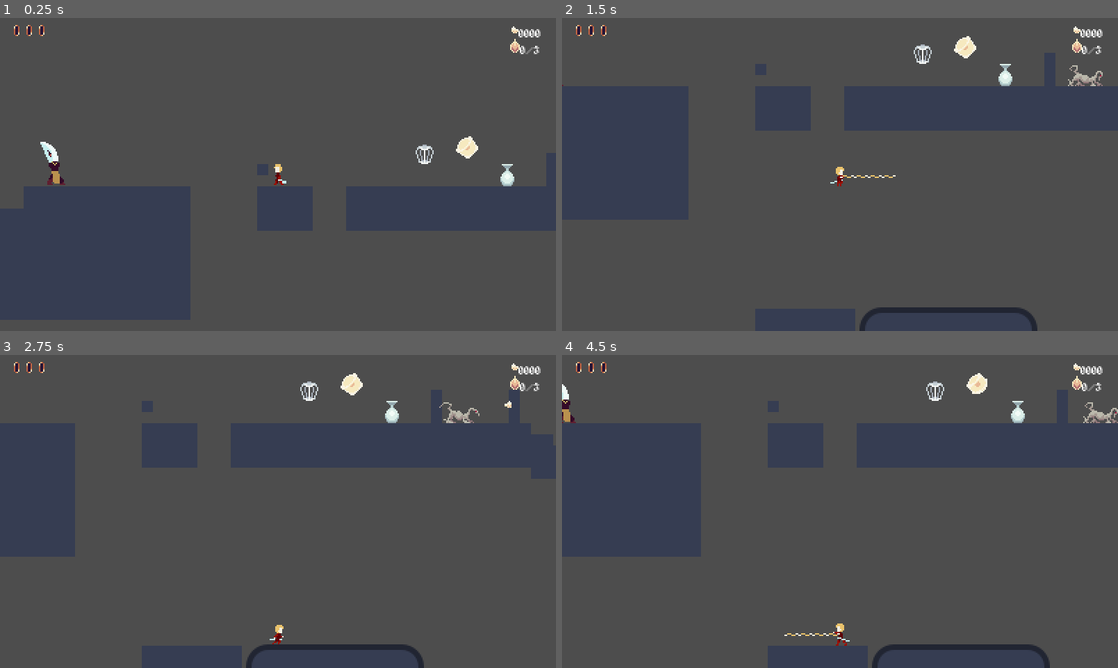
Above: before the commit, frames 1-4 (two rows, left to right).
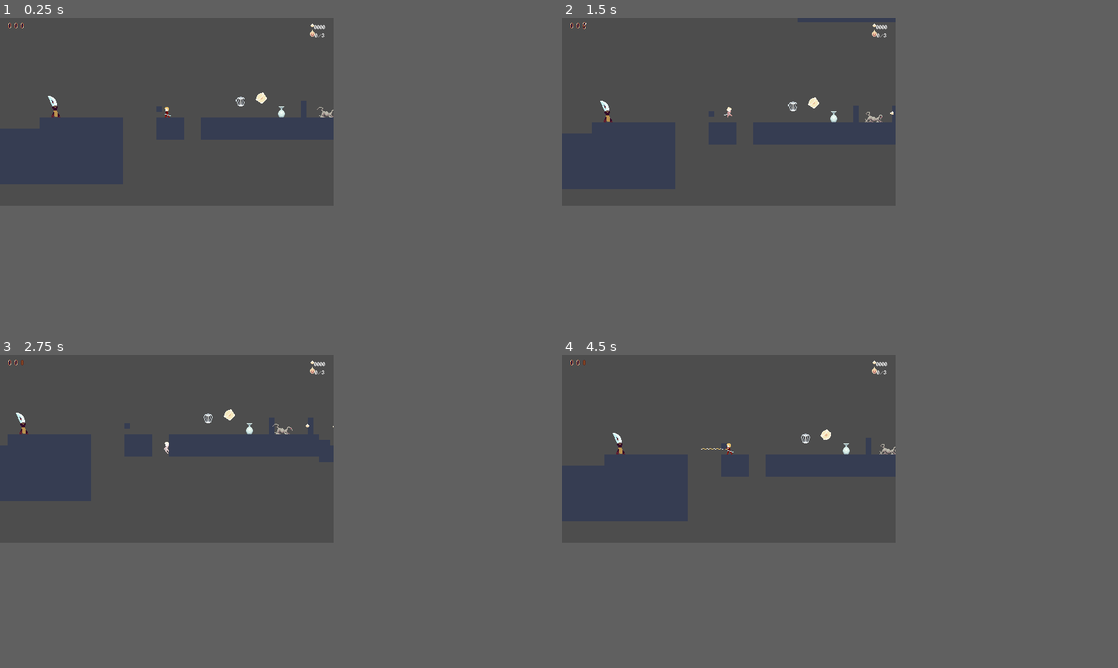
Above: after the commit, the same moments.

Repository: Zac707/into-the-night
Game: Godot game, scene res://Scenes/test_scene.tscn
Same seed, same stepped clock (60 frames per second), same inputs: the game is played once before the commit and once after it. The project has no main scene, so this scene is started directly. The engine's default icon, where the game draws it, is replaced by a stand-in: a white triangle on a blue panel in a dark square.
Inputs:
- Up to frame 1 (0.25 s): no input
- Up to frame 2 (1.5 s): hold D (right) 0.53-1.28 s; tap L (attack) at 0.6 s; tap Space (jump) at 0.77 s; hold S (down) from 1.28 s (still down); tap K (hook_test) at 1.35 s
- Up to frame 3 (2.75 s): tap Space (jump) at 1.52 s; release S (down) at 2.03 s; hold D (right) from 2.03 s (still down); tap L (attack) at 2.1 s
- Up to frame 4 (4.5 s): release D (right) at 2.78 s; hold W (up) 2.78-3.53 s; tap K (hook_test) at 2.85, 4.35 s; tap Space (jump) at 3.02, 3.77 s; hold A (left) from 3.53 s (still down); tap L (attack) at 3.6 s
The window is 800x450 before the commit and 480x270 after it. Grey fills any space a smaller window leaves; there, only what the larger window draws over its background counts as a difference.

The runs differ from the first frame. In frame 1, 1.3% of the frame differs, in the area x 1-98%, y 1-54%; in frame 2, 1.9%; in frame 3, 1.9%; in frame 4, 2.1%, in the area x 0-100%, y 1-100%.

Commit message:
attributed pixel moving issue to changes in viewport size

Diff:
--- a/Scenes/test_scene.tscn
+++ b/Scenes/test_scene.tscn
@@ -647,15 +647,13 @@
 script = ExtResource("12_4blnk")
 
 [node name="CollisionShape2D" type="CollisionShape2D" parent="RespawnManager/Killbox" unique_id=1526432388]
-position = Vector2(47, -1)
 shape = SubResource("RectangleShape2D_4qg1e")
 
 [node name="Killbox2" type="Area2D" parent="RespawnManager" unique_id=2019255223]
-position = Vector2(-171, 90)
+position = Vector2(-248, 67)
 script = ExtResource("12_4blnk")
 
 [node name="CollisionShape2D" type="CollisionShape2D" parent="RespawnManager/Killbox2" unique_id=2056336127]
-position = Vector2(-34, -2)
 shape = SubResource("RectangleShape2D_4qg1e")
 
 [node name="RespawnPoint" type="Area2D" parent="RespawnManager" unique_id=800904672]
@@ -663,7 +661,6 @@
 script = ExtResource("13_tnimv")
 
 [node name="CollisionShape2D" type="CollisionShape2D" parent="RespawnManager/RespawnPoint" unique_id=1869887783]
-position = Vector2(68, 74)
 shape = SubResource("RectangleShape2D_dhrl2")
 
 [node name="RespawnPoint2" type="Area2D" parent="RespawnManager" unique_id=586925745]
@@ -671,7 +668,6 @@
 script = ExtResource("13_tnimv")
 
 [node name="CollisionShape2D" type="CollisionShape2D" parent="RespawnManager/RespawnPoint2" unique_id=1472703342]
-position = Vector2(-50, 71)
 shape = SubResource("RectangleShape2D_dhrl2")
 
 [node name="Vase" parent="." unique_id=1750708654 instance=ExtResource("14_tnimv")]
--- a/project.godot
+++ b/project.godot
@@ -28,8 +28,8 @@
 
 [display]
 
-window/size/viewport_width=400
-window/size/viewport_height=225
+window/size/viewport_width=480
+window/size/viewport_height=270
 window/size/mode=3
 window/stretch/mode="viewport"
 
Not shown: 1 places in Scenes/test_scene.tscn that only renumber resources
